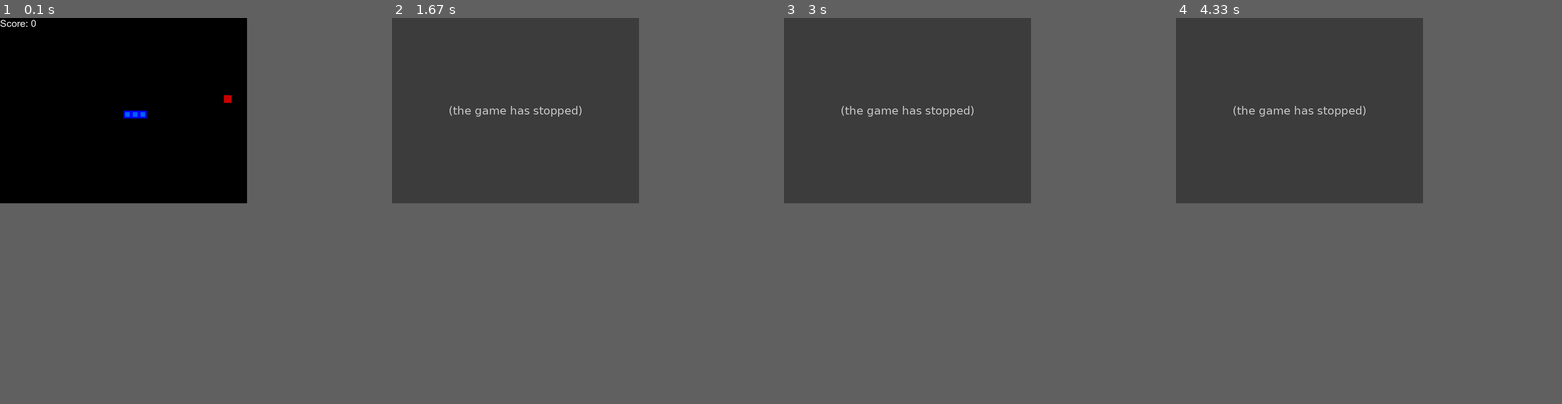
Above: before the commit, frames 1-4 (left to right).
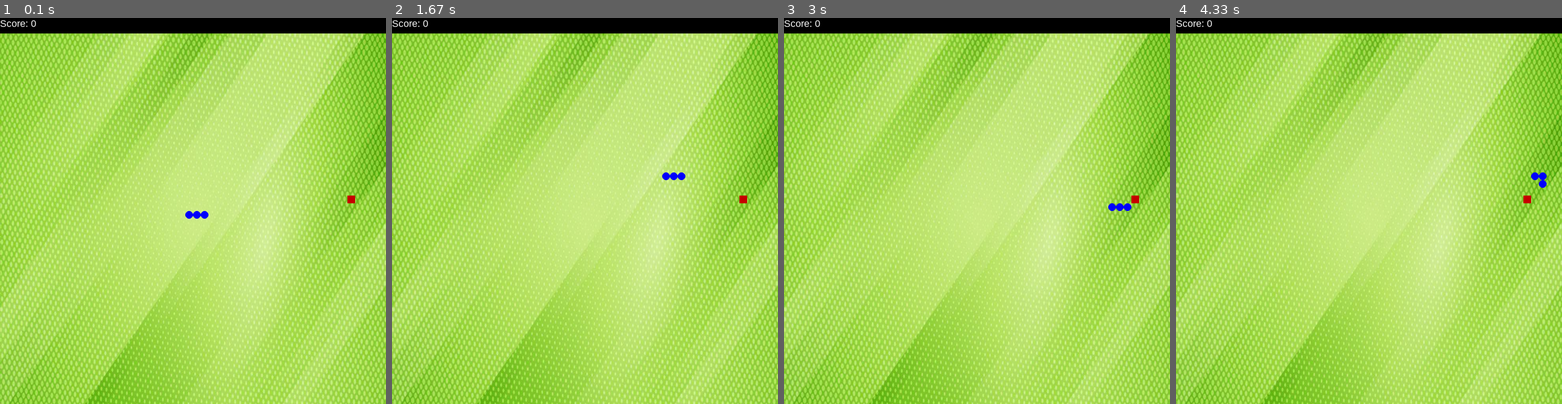
Above: after the commit, the same moments.

Repository: arque1393/Reinforcement_Learning
Game: pygame game, started from Project-Snake/snake_game.py
Same seed, same stepped clock (60 frames per second), same inputs: the game is played once before the commit and once after it.
Inputs:
- Up to frame 1 (0.1 s): no input
- Up to frame 2 (1.67 s): hold Right 0.33-0.8 s; hold Up 0.83-1.3 s; hold Right from 1.33 s (still down)
- Up to frame 3 (3 s): release Right at 1.8 s; hold Down 2.4-2.7 s; hold Left from 2.73 s (still down)
- Up to frame 4 (4.33 s): release Left at 3.13 s; hold Up 3.17-3.53 s; hold Right 3.57-4.2 s; hold Down from 4.23 s (still down)
In our replay, the window is 576x432 before the commit and 900x900 after it. These sizes can differ from the game's own. Grey fills any space a smaller window leaves; there, only what the larger window draws over its background counts as a difference.

The runs differ from the first frame. In frame 1, 96% of the frame differs, in the area x 0-100%, y 0-100%; in frame 2, 99%; in frame 3, 99%; in frame 4, 99%.
Before the commit the program exited at 0.75 s; later frames show no game.

Commit message:
Snake_game_Environment+

Diff:
--- /dev/null
+++ b/Project-Snake/constants.py
@@ -0,0 +1,29 @@
+from enum import Enum
+from types import SimpleNamespace
+from collections import namedtuple
+HEIGHT = 1000
+WIDTH = 1000
+
+BLOCK_SIZE = 20
+VELOCITY = 10
+
+
+class Direction(Enum):
+    RIGHT = 1
+    LEFT = -1
+    UP = 2
+    DOWN = -2
+
+
+Colours = SimpleNamespace()
+Colours.BLUE2 = (0, 100, 255)
+Colours.BLACK = (0, 0, 0)
+Colours.WHITE = (255, 255, 255)
+Colours.RED = (200, 0, 0)
+Colours.BLUE1 = (0, 0, 255)
+
+
+Point = namedtuple('Point', 'x, y')
+# print(Colours.BLACK._value_ == (0, 0, 0))
+
+image_path = "./resource/green_bg_2.jpg"
--- a/rl-snake/snake-pygame/snake_game.py
+++ b/Project-Snake/snake_game.py
@@ -1,55 +1,39 @@
 import pygame
-import random
-from enum import Enum
-from collections import namedtuple
+from random import randint
+from constants import Direction, Colours, VELOCITY, BLOCK_SIZE, HEIGHT, WIDTH, Point, image_path
 
 pygame.init()
-font = pygame.font.Font('arial.ttf', 25)
-#font = pygame.font.SysFont('arial', 25)
+font = pygame.font.SysFont('arial', 25)
 
-class Direction(Enum):
-    RIGHT = 1
-    LEFT = 2
-    UP = 3
-    DOWN = 4
+bg_img = pygame.image.load(image_path)
+bg_img = pygame.transform.scale(bg_img, (HEIGHT, WIDTH))
 
-Point = namedtuple('Point', 'x, y')
-
-# rgb colors
-WHITE = (255, 255, 255)
-RED = (200,0,0)
-BLUE1 = (0, 0, 255)
-BLUE2 = (0, 100, 255)
-BLACK = (0,0,0)
-
-BLOCK_SIZE = 20
-SPEED = 20
 
 class SnakeGame:
-
-    def __init__(self, w=640, h=480):
-        self.w = w
-        self.h = h
+    def __init__(self, width=HEIGHT, height=WIDTH):
+        self.width = width
+        self.height = height
         # init display
-        self.display = pygame.display.set_mode((self.w, self.h))
+        self.display = pygame.display.set_mode((self.width, self.height))
         pygame.display.set_caption('Snake')
         self.clock = pygame.time.Clock()
 
         # init game state
         self.direction = Direction.RIGHT
 
-        self.head = Point(self.w/2, self.h/2)
+        self.head = Point(((self.width/2)//BLOCK_SIZE)*BLOCK_SIZE,
+                          ((self.width/2)//BLOCK_SIZE)*BLOCK_SIZE)
         self.snake = [self.head,
-                      Point(self.head.x-BLOCK_SIZE, self.head.y),
-                      Point(self.head.x-(2*BLOCK_SIZE), self.head.y)]
+                      Point(self.head .x-BLOCK_SIZE, self.head .y),
+                      Point(self.head .x-(2*BLOCK_SIZE), self.head .y)]
 
         self.score = 0
         self.food = None
         self._place_food()
 
     def _place_food(self):
-        x = random.randint(0, (self.w-BLOCK_SIZE )//BLOCK_SIZE )*BLOCK_SIZE
-        y = random.randint(0, (self.h-BLOCK_SIZE )//BLOCK_SIZE )*BLOCK_SIZE
+        x = randint(0, (self.width-BLOCK_SIZE)//BLOCK_SIZE)*BLOCK_SIZE
+        y = randint(2, (self.height-BLOCK_SIZE)//BLOCK_SIZE)*BLOCK_SIZE
         self.food = Point(x, y)
         if self.food in self.snake:
             self._place_food()
@@ -71,7 +55,7 @@
                     self.direction = Direction.DOWN
 
         # 2. move
-        self._move(self.direction) # update the head
+        self._move(self.direction)  # update the head
         self.snake.insert(0, self.head)
 
         # 3. check if game over
@@ -89,13 +73,13 @@
 
         # 5. update ui and clock
         self._update_ui()
-        self.clock.tick(SPEED)
+        self.clock.tick(VELOCITY)
         # 6. return game over and score
         return game_over, self.score
 
     def _is_collision(self):
         # hits boundary
-        if self.head.x > self.w - BLOCK_SIZE or self.head.x < 0 or self.head.y > self.h - BLOCK_SIZE or self.head.y < 0:
+        if self.head.x > self.width - BLOCK_SIZE or self.head.x < 0 or self.head.y > self.height - BLOCK_SIZE or self.head .y < 2*BLOCK_SIZE:
             return True
         # hits itself
         if self.head in self.snake[1:]:
@@ -104,15 +88,22 @@
         return False
 
     def _update_ui(self):
-        self.display.fill(BLACK)
+        self.display.fill(Colours.BLACK)
+        self.display.blit(bg_img, (0, 2*BLOCK_SIZE))
 
         for pt in self.snake:
-            pygame.draw.rect(self.display, BLUE1, pygame.Rect(pt.x, pt.y, BLOCK_SIZE, BLOCK_SIZE))
-            pygame.draw.rect(self.display, BLUE2, pygame.Rect(pt.x+4, pt.y+4, 12, 12))
+            # pygame.draw.rect(self.display, Colours.BLUE1, pygame.Rect(
+            #     pt.x, pt.y, BLOCK_SIZE, BLOCK_SIZE))
+            pygame.draw.circle(self.display, Colours.BLUE1, (
+                pt.x+BLOCK_SIZE/2, pt.y+BLOCK_SIZE/2), BLOCK_SIZE/2)
 
-        pygame.draw.rect(self.display, RED, pygame.Rect(self.food.x, self.food.y, BLOCK_SIZE, BLOCK_SIZE))
+            # pygame.draw.rect(self.display, Colours.BLUE2,
+            #                  pygame.Rect(pt.x+4, pt.y+4, 12, 12))
 
-        text = font.render("Score: " + str(self.score), True, WHITE)
+        pygame.draw.rect(self.display, Colours.RED, pygame.Rect(
+            self.food.x, self.food.y, BLOCK_SIZE, BLOCK_SIZE))
+
+        text = font.render("Score: " + str(self.score), True, Colours.WHITE)
         self.display.blit(text, [0, 0])
         pygame.display.flip()
 
@@ -131,7 +122,7 @@
         self.head = Point(x, y)
 
 
-if __name__ == '__main__':
+def main_loop():
     game = SnakeGame()
 
     # game loop
@@ -143,5 +134,8 @@
 
     print('Final Score', score)
 
+    pygame.quit()
 
-    pygame.quit()
+
+if __name__ == '__main__':
+    main_loop()
--- a/rl-snake/my_snake_game/game.py
+++ /dev/null
@@ -1,37 +0,0 @@
-# imports
-import pygame
-import random
-
-pygame.init() # init
-
-class SnakeGame:
-    def __init__(self, w=640, h=480):
-        self.w=w
-        self.h=h
-        # init Display
-        self.display = pygame.display.set_mode((self.w, self.h))
-        pygame.display.set_caption('Snake')
-        self.clock = pygame.time.Clock()
-        # imit Game State
-
-    def play_step(self):
-        pass
-
-
-
-
-
-#main
-def main():
-    game = SnakeGame()
-
-    #Game Loop
-    while True:
-        game.play_step()
-
-        # if game over break
-
-    pygame.quit()
-
-if __name__ == '__main__':
-    main()
Binary file added: Project-Snake/resource/circle.png
Binary file added: Project-Snake/resource/green_bg.jpg
Binary file added: Project-Snake/resource/green_bg_2.jpg
Binary file removed: rl-snake/snake-pygame/arial.ttf
Not shown, added: Project-Snake/snake.list
